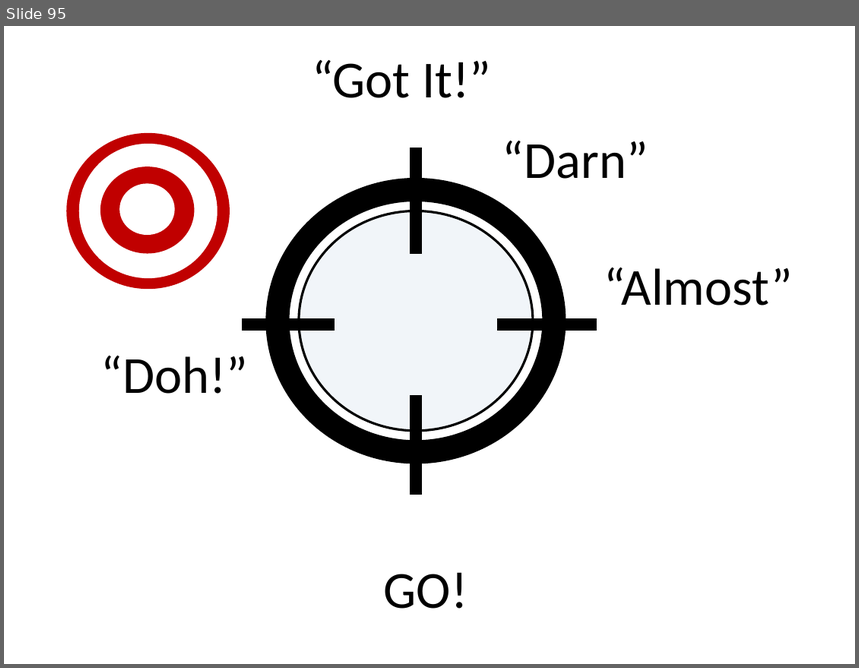
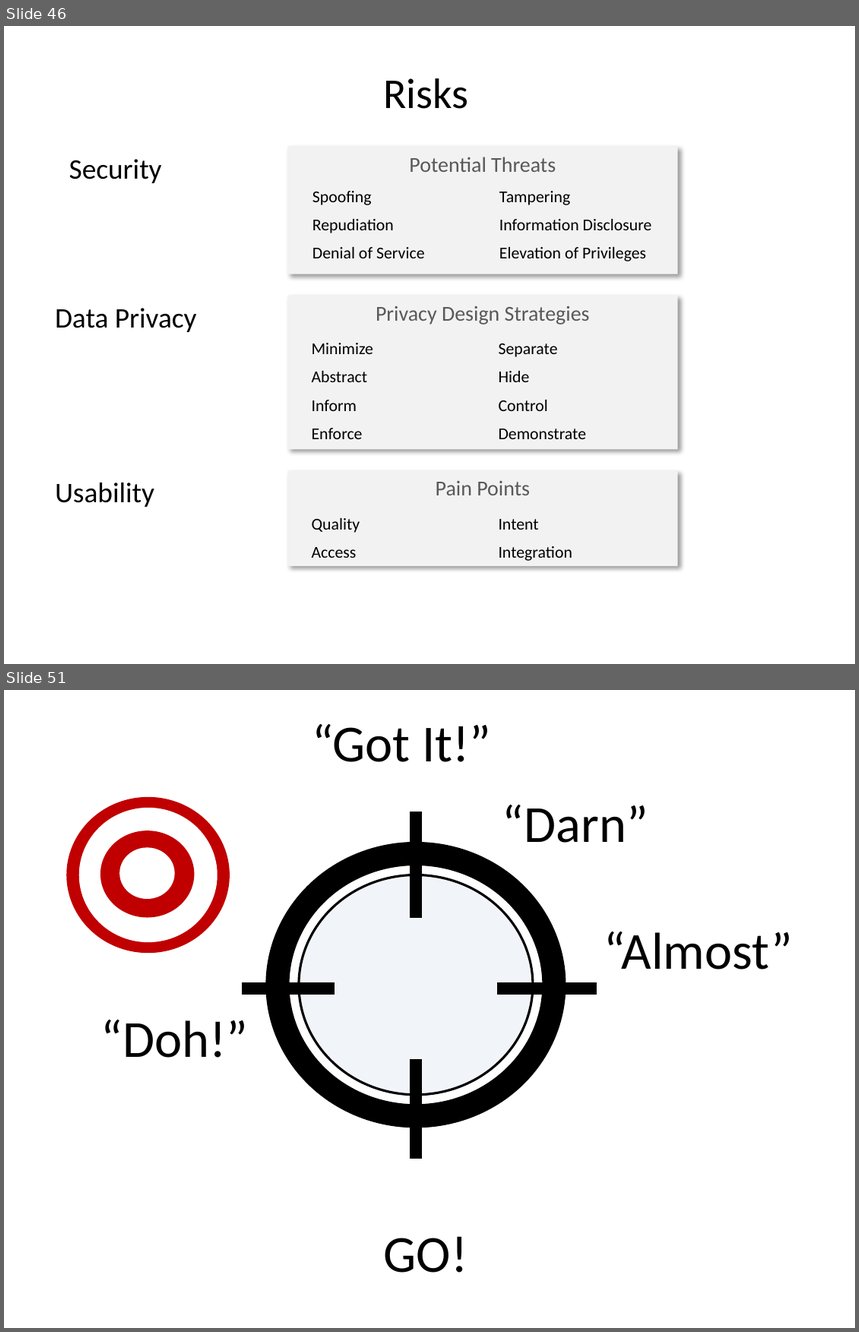
Before and after one commit to dsietz/daas, a slide deck: doc/Data as a Service.pptx. Shown one above the other, each under a label of ours: slide 95 before the commit, slides 46 and 51 after it; the slides between them are not shown. The pictures are 859x668 and 859x1332 pixels, drawn with LibreOffice and Linux fonts; fonts in the diff are those of the drawing. Boxes give left, top, right and bottom in pixels: in the first picture for what was removed or moved away, otherwise in the second. Text is boxed around its words. In the diff, an @@ line names an element or a change of style, - is before the commit and + after.

```diff
--- a/doc/Data as a Service.pptx
+++ b/doc/Data as a Service.pptx
@@ slide 46 added at (x1=4, y1=26, x2=855, y2=664), background #FFFFFF @@
@@ text added at (x1=383, y1=78, x2=468, y2=109), 36 pt, text #000000 @@
+Risks
@@ text added at (x1=69, y1=159, x2=162, y2=183), 24 pt, text #000000 @@
+Security
@@ rectangle added at (x1=287, y1=147, x2=677, y2=275), fill #F2F2F2, 18 pt, text #595959 @@
+Potential Threats
@@ table added at (x1=303, y1=183, x2=678, y2=268), 3 rows, 2 columns @@
+Spoofing | Tampering
+Repudiation | Information Disclosure
+Denial of Service | Elevation of Privileges
@@ rectangle added at (x1=287, y1=296, x2=677, y2=450), fill #F2F2F2, 18 pt, text #595959 @@
+Privacy Design Strategies
@@ text added at (x1=55, y1=308, x2=197, y2=332), 24 pt, text #000000 @@
+Data Privacy
@@ table added at (x1=303, y1=334, x2=677, y2=447), 4 rows, 2 columns @@
+Minimize | Separate
+Abstract | Hide
+Inform | Control
+Enforce | Demonstrate
@@ rectangle added at (x1=287, y1=471, x2=677, y2=566), fill #F2F2F2, 18 pt, text #595959 @@
+Pain Points
@@ text added at (x1=55, y1=483, x2=154, y2=507), 24 pt, text #000000 @@
+Usability
@@ table added at (x1=303, y1=509, x2=677, y2=566), 2 rows, 2 columns @@
+Quality | Intent
+Access | Integration
@@ what was slide 95 is now slide 51 @@
```
Also in this commit, not shown: 7 slides changed, 5 other slides added, 50 slides removed.
